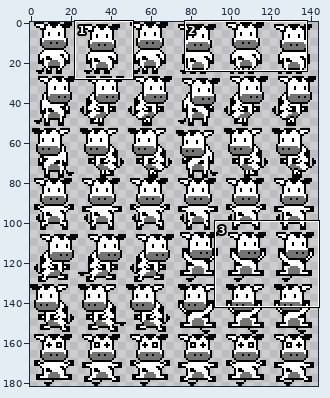
Edited in one commit: sprite sheet (gamepeach/debug/images/ufo_cow_w_1.png). Above, an overview of the earlier version with the close-up marked.
Close-up. Before:
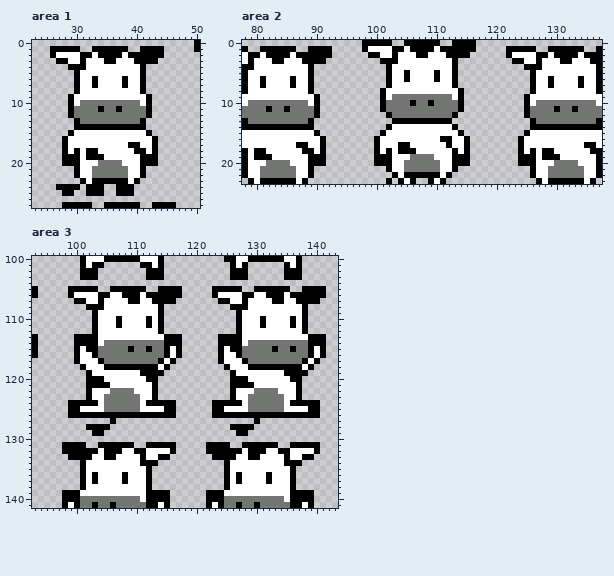
The file is 144x182 pixels. Shown: area 1: x 23..50, y 0..27; area 2: x 78..137, y 0..23; area 3: x 93..143, y 100..141.
And afterwards:
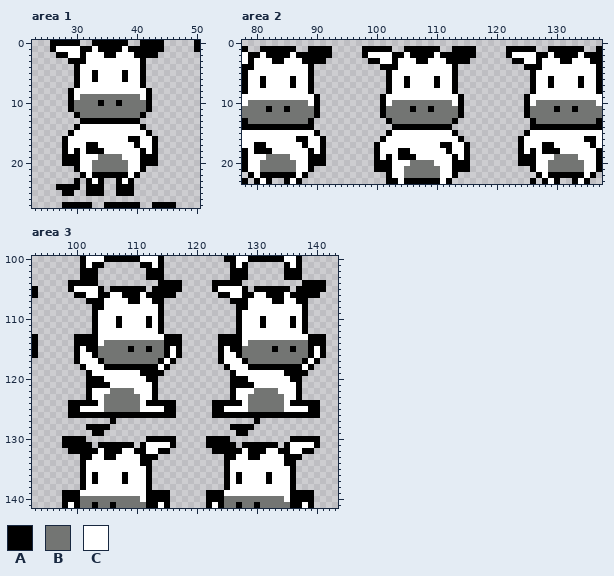
Palette (. is transparent): A #000000  B #737573  C #ffffff
Difference:
--- area 1
@@ x 23..50 @@
- 0 ...........................A
- 1 ...AAAAA..AAAAAA..AAAA.....A
- 2 ...ACCCCAACAAAACAAAAAA......
- 3 ....AACCACCCAACCCAAAA.......
- 4 ......AAACCCCCCCCCA.........
- 5 .......ACCCCCCCCCCA.........
+ 0 ...AAAAA..AAAAAA..AAAA.....A
+ 1 ...ACCCCAACAAAACAAAAAA.....A
+ 2 ....AACCACCCAACCCAAAA.......
+ 3 ......AAACCCCCCCCCA.........
+ 4 .......ACCCCCCCCCCA.........
+ 5 .......ACCACCCCACCA.........
  6 .......ACCACCCCACCA.........
- 7 .......ACCACCCCACCA.........
- 8 .......ACCCCCCCCCCA.........
- 9 ......ACCCCCCCCCCCCA........
-10 ......ACBBBBBBBBBBCA........
-11 ......ABBBBABBABBBBA........
-12 ......ABBBBBBBBBBBBA........
-13 .......ABBBBBBBBBBA.........
-14 .......AAAAAAAAAAAA.........
+ 7 .......ACCCCCCCCCCA.........
+ 8 ......ACCCCCCCCCCCCA........
+ 9 ......ACBBBBBBBBBBCA........
+10 ......ABBBBABBABBBBA........
+11 ......ABBBBBBBBBBBBA........
+12 .......ABBBBBBBBBBA.........
+13 ........AAAAAAAAAA..........
+14 .......ACCCCCCCCCCA.........
 15 ......ACCCCCCCCCCCCA........
-16 .....ACCCCCCCCCCCCCCA.......
-17 .....ACCCCCCCCCCAACCA.......
-18 .....ACACAACCCCCCAACA.......
-19 .....AAACAAACCCCCCAAA.......
-20 .....AAACCCBBBBCCCAAA.......
+16 .....ACCCCCCCCCCAACCA.......
+17 .....ACCCAACCCCCCACCA.......
+18 .....ACACAAACCCCCCACA.......
+19 .....AAACCCBBBBCCCAAA.......
+20 .....AAACCBBBBBBCCAAA.......
 21 .......ACCBBBBBBCCA.........
-22 .......ACCBBBBBBCCA.........
-23 ........ACAAAAAACA..........
+22 ........ACAAAAAACA..........
+23 .......A.ACA..ACA...........
 24 ....AAAA.AAA..AAA...........
--- area 2
@@ x 78..137 @@
- 0 ....................AAAAA..AAAAAA..AAAA.....................
- 1 A..AAAAAA..AAAA.....ACCCCAACAAAACAAAAAA.....AAAAA..AAAAAA..A
- 2 CAACAAAACAAAAAA......AACCACCCAACCCAAAA......ACCCCAACAAAACAAA
- 3 CACCCAACCCAAAA.........AAACCCCCCCCCA.........AACCACCCAACCCAA
- 4 AACCCCCCCCCA............ACCCCCCCCCCA...........AAACCCCCCCCCA
- 5 ACCCCCCCCCCA............ACCACCCCACCA............ACCCCCCCCCCA
+ 0 ............................................................
+ 1 A..AAAAAA..AAAA.....AAAAA..AAAAAA..AAAA.....AAAAA..AAAAAA..A
+ 2 CAACAAAACAAAAAA.....ACCCCAACAAAACAAAAAA.....ACCCCAACAAAACAAA
+ 3 CACCCAACCCAAAA.......AACCACCCAACCCAAAA.......AACCACCCAACCCAA
+ 4 AACCCCCCCCCA...........AAACCCCCCCCCA...........AAACCCCCCCCCA
+ 5 ACCCCCCCCCCA............ACCCCCCCCCCA............ACCCCCCCCCCA
  6 ACCACCCCACCA............ACCACCCCACCA............ACCACCCCACCA
- 7 ACCACCCCACCA............ACCCCCCCCCCA............ACCACCCCACCA
- 8 ACCCCCCCCCCA...........ACCCCCCCCCCCCA...........ACCCCCCCCCCA
- 9 CCCCCCCCCCCCA..........ACBBBBBBBBBBCA..........ACCCCCCCCCCCC
-10 CBBBBBBBBBBCA..........ABBBBABBABBBBA..........ACBBBBBBBBBBC
-11 BBBBABBABBBBA..........ABBBBBBBBBBBBA..........ABBBBABBABBBB
-12 BBBBBBBBBBBBA...........ABBBBBBBBBBA...........ABBBBBBBBBBBB
-13 ABBBBBBBBBBA.............AAAAAAAAAA.............ABBBBBBBBBBA
-14 AAAAAAAAAAAA............ACCCCCCCCCCA............AAAAAAAAAAAA
-15 CCCCCCCCCCCCA..........ACCCCCCCCCCCCA..........ACCCCCCCCCCCC
-16 CCCCCCCCCCCCCA........ACCCCCCCCCCAACCA........ACCCCCCCCCCCCC
-17 CCCCCCCCCAACCA........ACCCAACCCCCCACCA........ACCCCCCCCCCAAC
-18 ACAACCCCCCAACA........ACACAAACCCCCCACA........ACACAACCCCCCAA
-19 ACAAACCCCCCAAA........AAACCCBBBBCCCAAA........AAACAAACCCCCCA
-20 ACCCBBBBCCCAAA........AAACCBBBBBBCCAAA........AAACCCBBBBCCCA
-21 ACCBBBBBBCCA............ACCBBBBBBCCA............ACCBBBBBBCCA
-22 ACCBBBBBBCCA.............ACAAAAAACA.............ACCBBBBBBCCA
-23 .ACAAAAAACA.............A.ACA..ACA...............ACAAAAAACA.
+ 7 ACCACCCCACCA............ACCACCCCACCA............ACCACCCCACCA
+ 8 ACCCCCCCCCCA............ACCCCCCCCCCA............ACCCCCCCCCCA
+ 9 CCCCCCCCCCCCA..........ACCCCCCCCCCCCA..........ACCCCCCCCCCCC
+10 CBBBBBBBBBBCA..........ACBBBBBBBBBBCA..........ACBBBBBBBBBBC
+11 BBBBABBABBBBA..........ABBBBABBABBBBA..........ABBBBABBABBBB
+12 BBBBBBBBBBBBA..........ABBBBBBBBBBBBA..........ABBBBBBBBBBBB
+13 ABBBBBBBBBBA............ABBBBBBBBBBA............ABBBBBBBBBBA
+14 AAAAAAAAAAAA.............AAAAAAAAAA.............AAAAAAAAAAAA
+15 CCCCCCCCCCCCA...........ACCCCCCCCCCA...........ACCCCCCCCCCCC
+16 CCCCCCCCCAACCA.........ACCCCCCCCCCCCA.........ACCCCCCCCCCAAC
+17 CCAACCCCCCACCA........ACCCCCCCCCCAACCA........ACCCAACCCCCCAC
+18 ACAAACCCCCCACA........ACCCAACCCCCCACCA........ACACAAACCCCCCA
+19 ACCCBBBBCCCAAA........ACACAAACCCCCCACA........AAACCCBBBBCCCA
+20 ACCBBBBBBCCAAA........AAACCCBBBBCCCAAA........AAACCBBBBBBCCA
+21 ACCBBBBBBCCA..........AAACCBBBBBBCCAAA..........ACCBBBBBBCCA
+22 .ACAAAAAACA.............ACCBBBBBBCCA.............ACAAAAAACA.
+23 A.ACA..ACA..............AACAAAAAACA.............A.ACA..ACA..
--- area 3
@@ x 93..143 @@
 103 ........AAA........AAA...........AAA......AAA......
-104 ...................................................
-105 A.....AAAAA..AAAAAA..AAAA.....AAAAA..AAAAAA..AAAA..
-106 A.....ACCCCAACCAAACAAAAAA.....ACCCCAACCAAACAAAAAA..
-107 .......AACCACCCCAACCAAAA.......AACCACCCCAACCAAAA...
-108 .........AAACCCCCCCCCA...........AAACCCCCCCCCA.....
+104 ......AAAAA..........AAAA.....AAAAA..........AAAA..
+105 A.....ACCCCA.AAAAAA.AAAAA.....ACCCCA.AAAAAA.AAAAA..
+106 A......AACCAACCAAACAAAAA.......AACCAACCAAACAAAAA...
+107 .........AAACCCCAACCAA...........AAACCCCAACCAA.....
+108 ..........AACCCCCCCCCA............AACCCCCCCCCA.....
 109 ..........ACCCCCCCCCCA............ACCCCCCCCCCA.....
@@ x 93..143 @@
 129 ..........AA......................AA...............
-130 ...................................................
-131 .....AAAA..AAAAAA..AAAAA.....AAAA..AAAAAA..AAAAA...
-132 .....AAAAAACAAACCAACCCCA.....AAAAAACAAACCAACCCCA...
-133 ......AAAACCAACCCCACCAA.......AAAACCAACCCCACCAA....
-134 ........ACCCCCCCCCAAA...........ACCCCCCCCCAAA......
+130 .....AAAA..........AAAAA.....AAAA..........AAAAA...
+131 .....AAAAA.AAAAAA.ACCCCA.....AAAAA.AAAAAA.ACCCCA...
+132 ......AAAAACAAACCAACCAA.......AAAAACAAACCAACCAA....
+133 ........AACCAACCCCAAA...........AACCAACCCCAAA......
+134 ........ACCCCCCCCCAA............ACCCCCCCCCAA.......
 135 ........ACCCCCCCCCCA............ACCCCCCCCCCA.......
